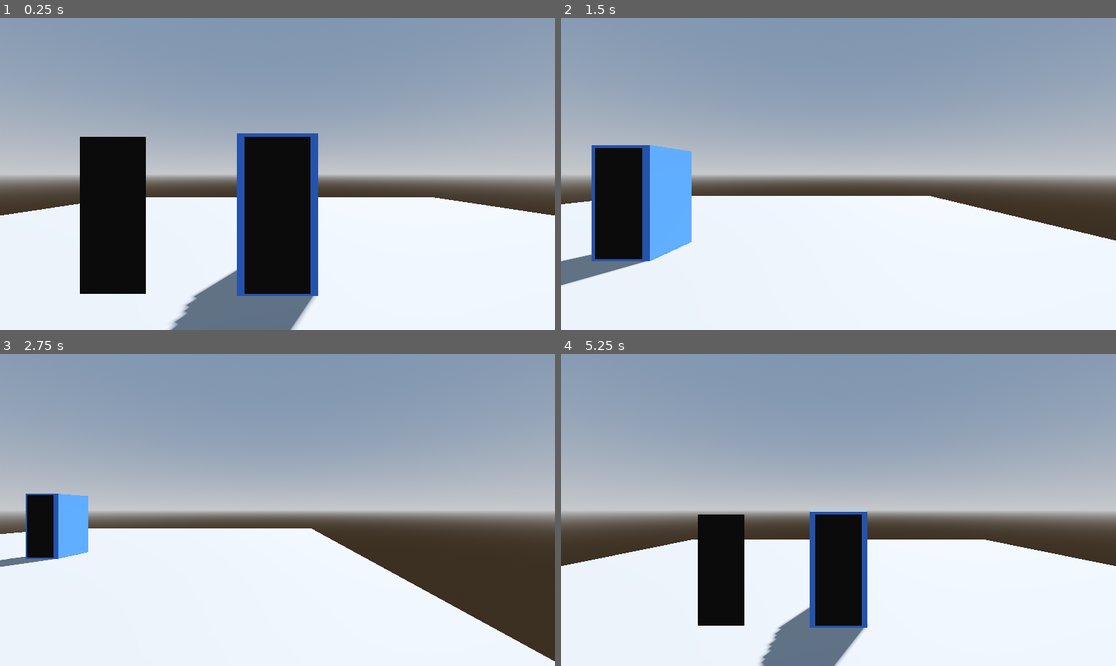
Above: before the commit, frames 1-4 (two rows, left to right).
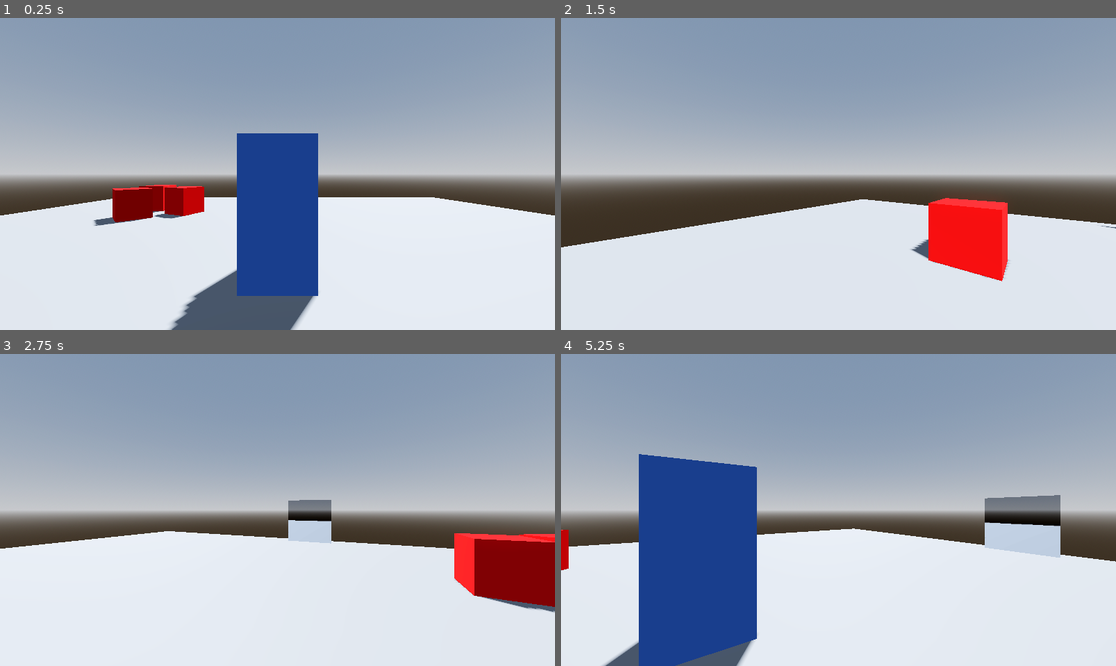
Above: after the commit, the same moments.

Repository: LaminatedEnterprises/GodotTardis
Game: Godot game, scene res://levels/demo.tscn
The game is run twice, just before and just after one commit, with the same random seed, the same clock (stepped at 60 frames per second) and the same inputs.
Inputs (mouse positions are in pixels of both pictures, inside the frame that each line leads up to):
- Up to frame 1 (0.25 s): no input
- Up to frame 2 (1.5 s): tap Enter (ui_accept) at 0.5, 0.6, 0.77, 1.07, 1.35 s; move the mouse to (960, 158) at 0.52 s; hold Right (ui_right) 0.53-1.28 s; move the mouse to (727, 189) at 1.27 s; hold Down (ui_down) from 1.28 s (still down)
- Up to frame 3 (2.75 s): tap Enter (ui_accept) at 1.52, 1.82, 2.1 s; move the mouse to (333, 441) at 2.02 s; release Down (ui_down) at 2.03 s; hold Right (ui_right) from 2.03 s (still down)
- Up to frame 4 (5.25 s): move the mouse to (810, 572) at 2.77 s; release Right (ui_right) at 2.78 s; hold Up (ui_up) 2.78-3.53 s; tap Enter (ui_accept) at 2.85, 3.02, 3.32, 3.5, 3.6, 3.77, 4.07, 4.35, 4.52, 4.82, 5.1 s; move the mouse to (1005, 556) at 3.52 s; hold Left (ui_left) 3.53-5.03 s; move the mouse to (672, 463) at 4.27 s; move the mouse to (866, 510) at 5.02 s; hold Down (ui_down) from 5.03 s (still down)

The runs differ from the first frame. In frame 1, 17% of the frame differs, in the area x 14-58%, y 36-100%; in frame 2, 14%; in frame 3, 12%; in frame 4, 24%, in the area x 0-100%, y 32-100%.
Error before the commit: Invalid access to property or key 'environment' on a base object of type 'null instance'. (res://scripts/Portal.gd:13)

Commit message:
Portals work

Diff:
--- a/levels/demo.tscn
+++ b/levels/demo.tscn
@@ -31,6 +31,15 @@
 [sub_resource type="ConcavePolygonShape3D" id="ConcavePolygonShape3D_lgtea"]
 data = PackedVector3Array(10, 0, 10, -10, 0, 10, 10, 0, -10, -10, 0, 10, -10, 0, -10, 10, 0, -10)
 
+[sub_resource type="StandardMaterial3D" id="StandardMaterial3D_lbyrg"]
+albedo_color = Color(1, 0, 0, 1)
+
+[sub_resource type="BoxMesh" id="BoxMesh_wfj2c"]
+material = SubResource("StandardMaterial3D_lbyrg")
+
+[sub_resource type="ConcavePolygonShape3D" id="ConcavePolygonShape3D_eunc4"]
+data = PackedVector3Array(-0.5, 0.5, 0.5, 0.5, 0.5, 0.5, -0.5, -0.5, 0.5, 0.5, 0.5, 0.5, 0.5, -0.5, 0.5, -0.5, -0.5, 0.5, 0.5, 0.5, -0.5, -0.5, 0.5, -0.5, 0.5, -0.5, -0.5, -0.5, 0.5, -0.5, -0.5, -0.5, -0.5, 0.5, -0.5, -0.5, 0.5, 0.5, 0.5, 0.5, 0.5, -0.5, 0.5, -0.5, 0.5, 0.5, 0.5, -0.5, 0.5, -0.5, -0.5, 0.5, -0.5, 0.5, -0.5, 0.5, -0.5, -0.5, 0.5, 0.5, -0.5, -0.5, -0.5, -0.5, 0.5, 0.5, -0.5, -0.5, 0.5, -0.5, -0.5, -0.5, 0.5, 0.5, 0.5, -0.5, 0.5, 0.5, 0.5, 0.5, -0.5, -0.5, 0.5, 0.5, -0.5, 0.5, -0.5, 0.5, 0.5, -0.5, -0.5, -0.5, 0.5, 0.5, -0.5, 0.5, -0.5, -0.5, -0.5, 0.5, -0.5, 0.5, 0.5, -0.5, -0.5, -0.5, -0.5, -0.5)
+
 [node name="Demo" type="Node3D"]
 
 [node name="DirectionalLight3D" type="DirectionalLight3D" parent="."]
@@ -49,13 +58,18 @@
 [node name="PortalPair" parent="." instance=ExtResource("1_cs6n5")]
 
 [node name="Portal1" parent="PortalPair" index="0" node_paths=PackedStringArray("player")]
+transform = Transform3D(-4.37114e-08, -1.23002e-14, -1, 0, 1, -1.06581e-14, 1, -3.55271e-15, -4.37114e-08, 9, 1, 0.534367)
 player = NodePath("../../Player")
 
 [node name="Camera3D" parent="PortalPair/Portal1/SubViewport" index="0"]
 environment = SubResource("Environment_dfde5")
 
 [node name="Portal2" parent="PortalPair" index="1" node_paths=PackedStringArray("player")]
+transform = Transform3D(-4.37114e-08, 1.23002e-14, 1, 0, 1, -1.06581e-14, -1, -3.55271e-15, -4.37114e-08, -8.94254, 1, -0.465633)
 player = NodePath("../../Player")
+
+[node name="Camera3D" parent="PortalPair/Portal2/SubViewport" index="0"]
+transform = Transform3D(-4.37114e-08, 0, -1, 0, 1, 0, 1, 0, -4.37114e-08, -4.9292, 0.440579, -0.898412)
 
 [node name="Floor" type="MeshInstance3D" parent="."]
 mesh = SubResource("PlaneMesh_yxhi3")
@@ -66,5 +80,60 @@
 shape = SubResource("ConcavePolygonShape3D_lgtea")
 
 [node name="Player" parent="." instance=ExtResource("3_plmds")]
+yaw_speed = -0.01
+
+[node name="Box" type="MeshInstance3D" parent="."]
+transform = Transform3D(0.724677, 0, 0.689089, 0, 1, 0, -0.689089, 0, 0.724677, -5, 0.495649, -4)
+mesh = SubResource("BoxMesh_wfj2c")
+
+[node name="StaticBody3D" type="StaticBody3D" parent="Box"]
+
+[node name="CollisionShape3D" type="CollisionShape3D" parent="Box/StaticBody3D"]
+shape = SubResource("ConcavePolygonShape3D_eunc4")
+
+[node name="Box2" type="MeshInstance3D" parent="."]
+transform = Transform3D(0.411832, 0, 0.91126, 0, 1, 0, -0.91126, 0, 0.411832, -3.59194, 0.495649, -4.89949)
+mesh = SubResource("BoxMesh_wfj2c")
+
+[node name="StaticBody3D" type="StaticBody3D" parent="Box2"]
+
+[node name="CollisionShape3D" type="CollisionShape3D" parent="Box2/StaticBody3D"]
+shape = SubResource("ConcavePolygonShape3D_eunc4")
+
+[node name="Box3" type="MeshInstance3D" parent="."]
+transform = Transform3D(0.028445, 0, 0.999595, 0, 1, 0, -0.999595, 0, 0.028445, -5.11206, 0.49565, -5.7392)
+mesh = SubResource("BoxMesh_wfj2c")
+
+[node name="StaticBody3D" type="StaticBody3D" parent="Box3"]
+
+[node name="CollisionShape3D" type="CollisionShape3D" parent="Box3/StaticBody3D"]
+shape = SubResource("ConcavePolygonShape3D_eunc4")
+
+[node name="Box4" type="MeshInstance3D" parent="."]
+transform = Transform3D(0.028445, 0, 0.999595, 0, 1, 0, -0.999595, 0, 0.028445, -4.16301, 0.49565, 3.6727)
+mesh = SubResource("BoxMesh_wfj2c")
+
+[node name="StaticBody3D" type="StaticBody3D" parent="Box4"]
+
+[node name="CollisionShape3D" type="CollisionShape3D" parent="Box4/StaticBody3D"]
+shape = SubResource("ConcavePolygonShape3D_eunc4")
+
+[node name="Box5" type="MeshInstance3D" parent="."]
+transform = Transform3D(0.028445, 0, 0.999595, 0, 1, 0, -0.999595, 0, 0.028445, 5.13694, 0.49565, 5.20343)
+mesh = SubResource("BoxMesh_wfj2c")
+
+[node name="StaticBody3D" type="StaticBody3D" parent="Box5"]
+
+[node name="CollisionShape3D" type="CollisionShape3D" parent="Box5/StaticBody3D"]
+shape = SubResource("ConcavePolygonShape3D_eunc4")
+
+[node name="Box6" type="MeshInstance3D" parent="."]
+transform = Transform3D(-0.468284, 0, 0.883578, 0, 1, 0, -0.883578, 0, -0.468284, 5.67688, 0.495649, 6.52154)
+mesh = SubResource("BoxMesh_wfj2c")
+
+[node name="StaticBody3D" type="StaticBody3D" parent="Box6"]
+
+[node name="CollisionShape3D" type="CollisionShape3D" parent="Box6/StaticBody3D"]
+shape = SubResource("ConcavePolygonShape3D_eunc4")
 
 [editable path="PortalPair"]
--- a/project.godot
+++ b/project.godot
@@ -18,3 +18,30 @@
 [dotnet]
 
 project/assembly_name="GodotTardis"
+
+[input]
+
+forward={
+"deadzone": 0.5,
+"events": [Object(InputEventKey,"resource_local_to_scene":false,"resource_name":"","device":-1,"window_id":0,"alt_pressed":false,"shift_pressed":false,"ctrl_pressed":false,"meta_pressed":false,"pressed":false,"keycode":0,"physical_keycode":87,"key_label":0,"unicode":119,"location":0,"echo":false,"script":null)
+]
+}
+left={
+"deadzone": 0.5,
+"events": [Object(InputEventKey,"resource_local_to_scene":false,"resource_name":"","device":-1,"window_id":0,"alt_pressed":false,"shift_pressed":false,"ctrl_pressed":false,"meta_pressed":false,"pressed":false,"keycode":0,"physical_keycode":65,"key_label":0,"unicode":97,"location":0,"echo":false,"script":null)
+]
+}
+right={
+"deadzone": 0.5,
+"events": [Object(InputEventKey,"resource_local_to_scene":false,"resource_name":"","device":-1,"window_id":0,"alt_pressed":false,"shift_pressed":false,"ctrl_pressed":false,"meta_pressed":false,"pressed":false,"keycode":0,"physical_keycode":68,"key_label":0,"unicode":100,"location":0,"echo":false,"script":null)
+]
+}
+back={
+"deadzone": 0.5,
+"events": [Object(InputEventKey,"resource_local_to_scene":false,"resource_name":"","device":-1,"window_id":0,"alt_pressed":false,"shift_pressed":false,"ctrl_pressed":false,"meta_pressed":false,"pressed":false,"keycode":0,"physical_keycode":83,"key_label":0,"unicode":115,"location":0,"echo":false,"script":null)
+]
+}
+jump={
+"deadzone": 0.5,
+"events": []
+}
--- a/scenes/portal_pair.tscn
+++ b/scenes/portal_pair.tscn
@@ -1,44 +1,62 @@
-[gd_scene load_steps=7 format=3 uid="uid://dfaseghdu4lyl"]
+[gd_scene load_steps=9 format=3 uid="uid://dfaseghdu4lyl"]
 
 [ext_resource type="Shader" path="res://shaders/portal.gdshader" id="1_vr3av"]
 [ext_resource type="Script" path="res://scripts/Portal.gd" id="2_4ovfg"]
+
+[sub_resource type="ViewportTexture" id="ViewportTexture_1nj05"]
+viewport_path = NodePath("Portal1/SubViewport")
 
 [sub_resource type="ShaderMaterial" id="ShaderMaterial_r00d1"]
 resource_local_to_scene = true
 render_priority = 0
 shader = ExtResource("1_vr3av")
+shader_parameter/camera_tex = SubResource("ViewportTexture_1nj05")
 
 [sub_resource type="PlaneMesh" id="PlaneMesh_eftap"]
 material = SubResource("ShaderMaterial_r00d1")
-size = Vector2(0.8, 1.9)
+size = Vector2(2, 1.9)
+orientation = 2
+
+[sub_resource type="ViewportTexture" id="ViewportTexture_rvxiv"]
+viewport_path = NodePath("Portal2/SubViewport")
 
 [sub_resource type="ShaderMaterial" id="ShaderMaterial_uh76v"]
 resource_local_to_scene = true
 render_priority = 0
 shader = ExtResource("1_vr3av")
+shader_parameter/camera_tex = SubResource("ViewportTexture_rvxiv")
 
 [sub_resource type="PlaneMesh" id="PlaneMesh_etno5"]
 material = SubResource("ShaderMaterial_uh76v")
-size = Vector2(0.8, 1.9)
+size = Vector2(2, 1.9)
+orientation = 2
 
 [node name="PortalPair" type="Node"]
 
-[node name="Portal1" type="MeshInstance3D" parent="."]
-transform = Transform3D(1, 0, 0, 0, -4.37114e-08, -1, 0, 1, -4.37114e-08, 0, 1, 0.534367)
+[node name="Portal1" type="MeshInstance3D" parent="." node_paths=PackedStringArray("other_portal")]
+transform = Transform3D(1, 0, 0, 0, 1, -1.06581e-14, 0, 1.06581e-14, 1, 0, 1, 0.534367)
+layers = 2
 mesh = SubResource("PlaneMesh_eftap")
 script = ExtResource("2_4ovfg")
+other_portal = NodePath("../Portal2")
 
 [node name="SubViewport" type="SubViewport" parent="Portal1"]
+render_target_update_mode = 4
 
 [node name="Camera3D" type="Camera3D" parent="Portal1/SubViewport"]
 transform = Transform3D(1, 0, 0, 0, 1, 0, 0, 0, 1, 1.64694, 0.417779, 0)
+cull_mask = 1048573
 
-[node name="Portal2" type="MeshInstance3D" parent="."]
-transform = Transform3D(1, 0, 0, 0, -4.37114e-08, -1, 0, 1, -4.37114e-08, -2, 1, 0.534367)
+[node name="Portal2" type="MeshInstance3D" parent="." node_paths=PackedStringArray("other_portal")]
+transform = Transform3D(1, 0, 0, 0, 1, -1.06581e-14, 0, 1.06581e-14, 1, -2, 1, 0.534367)
+layers = 2
 mesh = SubResource("PlaneMesh_etno5")
 script = ExtResource("2_4ovfg")
+other_portal = NodePath("../Portal1")
 
 [node name="SubViewport" type="SubViewport" parent="Portal2"]
+render_target_update_mode = 4
 
 [node name="Camera3D" type="Camera3D" parent="Portal2/SubViewport"]
 transform = Transform3D(1, 0, 0, 0, 1, 0, 0, 0, 1, -1.91979, 0.440579, 0)
+cull_mask = 1048573
--- a/scripts/Portal.gd
+++ b/scripts/Portal.gd
@@ -1,7 +1,10 @@
 extends MeshInstance3D
+class_name Portal3D
 
 @export
 var player: Player3D
+@export
+var other_portal: Portal3D
 
 # Called when the node enters the scene tree for the first time.
 func _ready() -> void:
@@ -10,6 +13,10 @@
 	if player.get_camera().environment != null:
 		$SubViewport/Camera3D.environment = player.get_camera().environment.duplicate()
 	elif get_tree().root.find_child("WorldEnvironment", true, false) != null:
-		$SubViewport/Camera3D.environment = get_tree().root.find_child("WorldEnvironment", true).environment.duplicate()
+		$SubViewport/Camera3D.environment = (get_tree().root.find_child("WorldEnvironment", true, false) as WorldEnvironment).environment.duplicate()
 
 	$SubViewport/Camera3D.environment.tonemap_mode = Environment.TONE_MAPPER_LINEAR
+	$SubViewport.size = get_tree().root.get_viewport().size
+
+func _process(delta: float) -> void:
+	$SubViewport/Camera3D.global_transform = other_portal.global_transform * (global_transform * Transform3D(Basis.from_euler(Vector3(0, PI, 0)), Vector3.ZERO)).affine_inverse() * player.get_camera().global_transform
--- a/scripts/player_controller.gd
+++ b/scripts/player_controller.gd
@@ -2,9 +2,9 @@
 class_name Player3D
 
 
-const SPEED = 5.0
-const JUMP_VELOCITY = 4.5
-
+@export var SPEED: float = 5.0
+@export var JUMP_VELOCITY: float = 4.5
+@export var yaw_speed: float = 1
 
 func _physics_process(delta: float) -> void:
 	# Add the gravity.
@@ -12,12 +12,12 @@
 		velocity += get_gravity() * delta
 
 	# Handle jump.
-	if Input.is_action_just_pressed("ui_accept") and is_on_floor():
+	if Input.is_action_just_pressed("jump") and is_on_floor():
 		velocity.y = JUMP_VELOCITY
 
 	# Get the input direction and handle the movement/deceleration.
 	# As good practice, you should replace UI actions with custom gameplay actions.
-	var input_dir := Input.get_vector("ui_left", "ui_right", "ui_up", "ui_down")
+	var input_dir := Input.get_vector("left", "right", "forward", "back")
 	var direction := (transform.basis * Vector3(input_dir.x, 0, input_dir.y)).normalized()
 	if direction:
 		velocity.x = direction.x * SPEED
@@ -28,5 +28,14 @@
 
 	move_and_slide()
 
+
+	rotate_y(rel_motion.x * yaw_speed)
+	rel_motion = Vector2.ZERO
+
+var rel_motion = Vector2.ZERO
+func _unhandled_input(event: InputEvent) -> void:
+	if event is InputEventMouseMotion:
+		rel_motion = event.relative
+
 func get_camera() -> Camera3D:
 	return $Camera3D
Not shown: 1 places in levels/demo.tscn that only renumber resources
